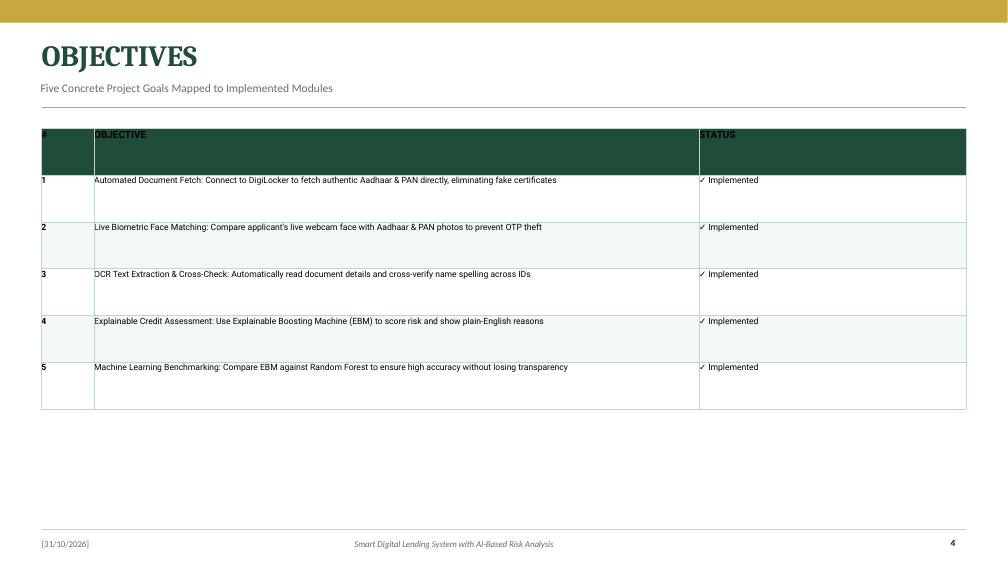
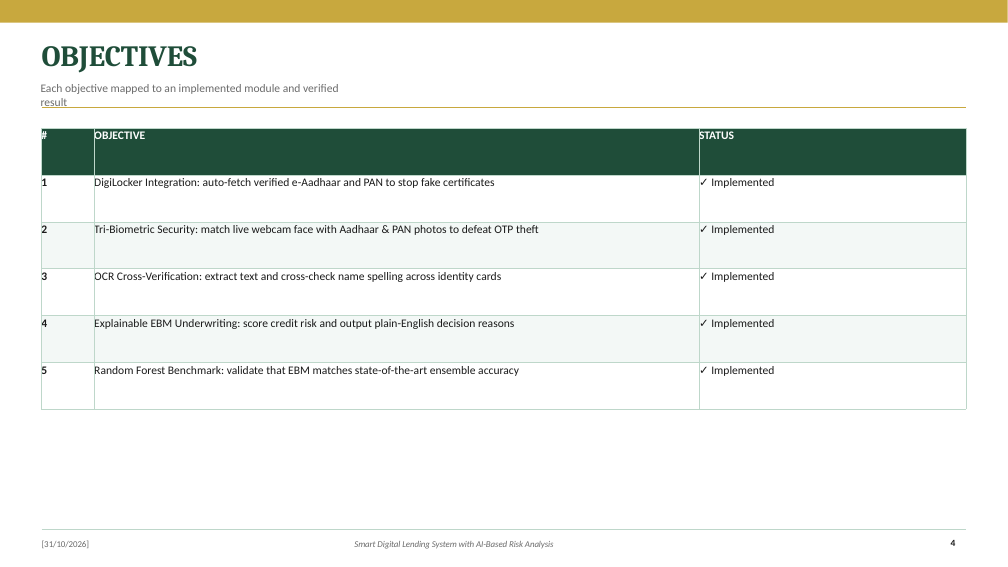
Before and after one commit to jeevabharathi44/loan-eligibility-ai, a slide deck: slide 4 of Smart_Digital_Lending_System_Viva_Presentation.pptx. Drawn at 1008x567 pixels with LibreOffice and Linux fonts; fonts in the diff are those of the drawing. Boxes give left, top, right and bottom in pixels: in the first picture for what was removed or moved away, otherwise in the second. Text is boxed around its words. In the diff, an @@ line names an element or a change of style, - is before the commit and + after.

Commit message:
feat(deploy): full project deployment with template-matched PPTX, unified SPA serving, lockfile tracking, and automated zip builder

```diff
--- a/Smart_Digital_Lending_System_Viva_Presentation.pptx
+++ b/Smart_Digital_Lending_System_Viva_Presentation.pptx
@@ text at [41, 84, 338, 94]: text changed @@
-Five Concrete Project Goals Mapped to Implemented Modules
+Each objective mapped to an implemented module and verified result
@@ table at [42, 129, 966, 410] @@
-row 2, column 2: Automated Document Fetch: Connect to DigiLocker to fetch authentic Aadhaar & PAN directly, eliminating fake certificates
+row 2, column 2: DigiLocker Integration: auto-fetch verified e-Aadhaar and PAN to stop fake certificates
-row 3, column 2: Live Biometric Face Matching: Compare applicant's live webcam face with Aadhaar & PAN photos to prevent OTP theft
+row 3, column 2: Tri-Biometric Security: match live webcam face with Aadhaar & PAN photos to defeat OTP theft
-row 4, column 2: OCR Text Extraction & Cross-Check: Automatically read document details and cross-verify name spelling across IDs
+row 4, column 2: OCR Cross-Verification: extract text and cross-check name spelling across identity cards
-row 5, column 2: Explainable Credit Assessment: Use Explainable Boosting Machine (EBM) to score risk and show plain-English reasons
+row 5, column 2: Explainable EBM Underwriting: score credit risk and output plain-English decision reasons
-row 6, column 2: Machine Learning Benchmarking: Compare EBM against Random Forest to ensure high accuracy without losing transparency
+row 6, column 2: Random Forest Benchmark: validate that EBM matches state-of-the-art ensemble accuracy
@@ size 9.5 to 11 pt, text colour #000000 to #FFFFFF in "#", "OBJECTIVE", "STATUS" @@
@@ font Roboto to Calibri in "#", "OBJECTIVE", "STATUS", "1" and 9 more places @@
@@ size 8.2 to 11 pt, text colour #000000 to #1A1A1A in "1", "✓ Implemented", "2", "✓ Implemented" and 6 more places @@
```
Also in this commit, not shown: 15 other slides changed, 7 other files.
